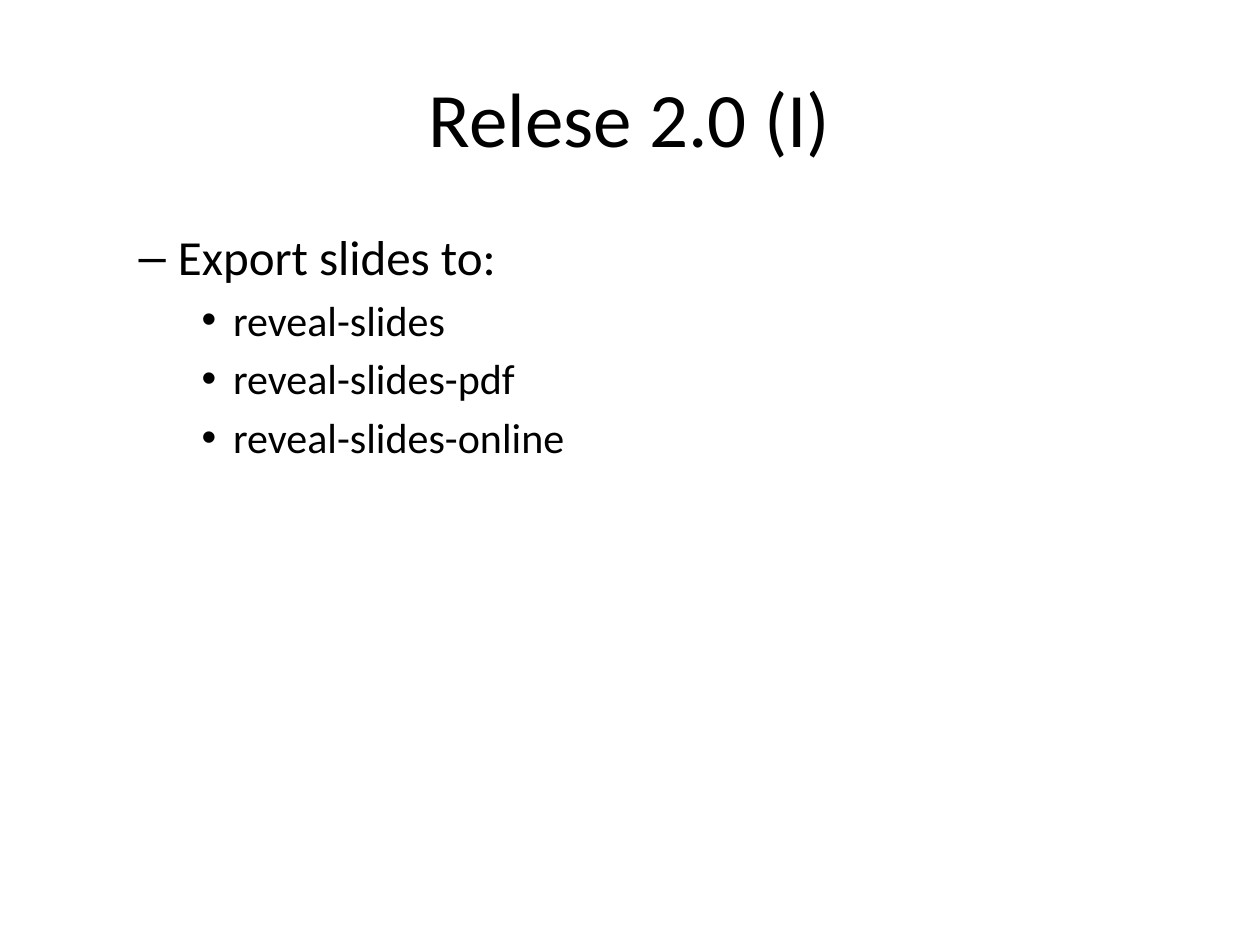
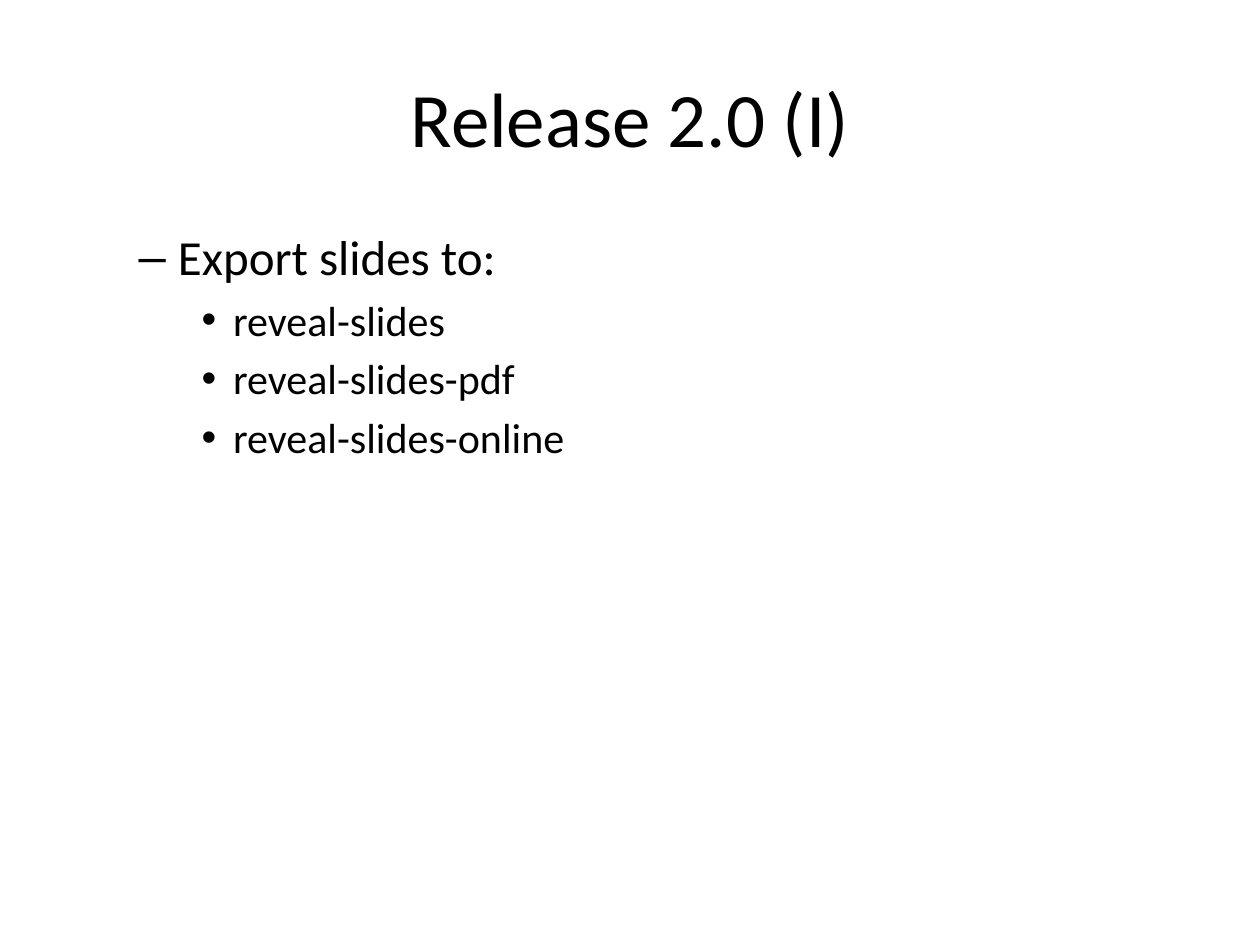
Before and after one commit to asanzdiego/markdownslides, a slide deck: slide 36 of doc/export/readme-slides-plus.pptx. Drawn at 1260x945 pixels with LibreOffice and Linux fonts; fonts in the diff are those of the drawing. Boxes give left, top, right and bottom in pixels: in the first picture for what was removed or moved away, otherwise in the second. Text is boxed around its words. In the diff, an @@ line names an element or a change of style, - is before the commit and + after.

```diff
--- a/doc/export/readme-slides-plus.pptx
+++ b/doc/export/readme-slides-plus.pptx
@@ title at <box>411,91,849,158</box>: text changed @@
-Relese 2.0 (I)
+Release 2.0 (I)
```
Also in this commit, not shown: 11 other slides changed, 24 other files.
